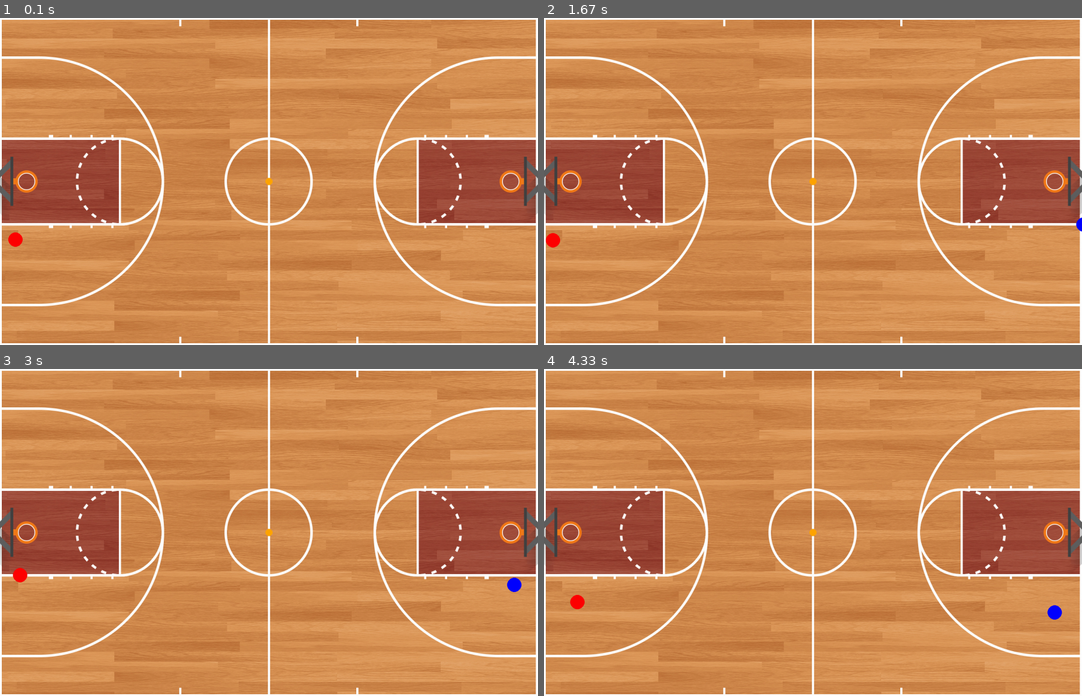
Above: before the commit, frames 1-4 (two rows, left to right).
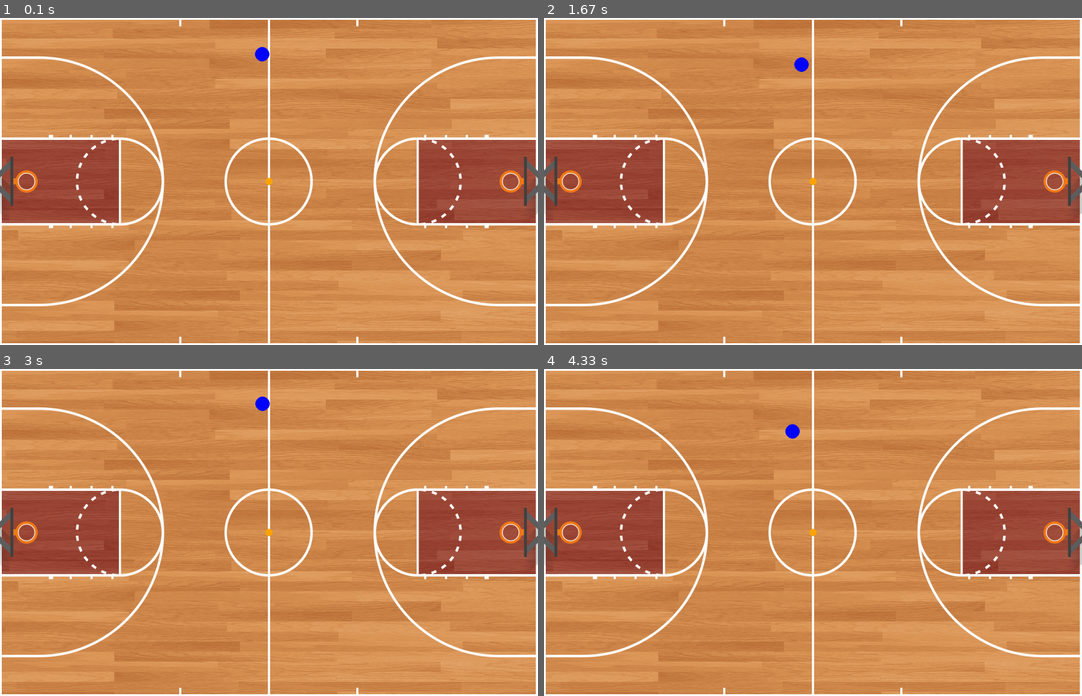
Above: after the commit, the same moments.

Repository: rishibasu/hackathon_bball
Game: pygame game, started from game.py
Same seed, same stepped clock (60 frames per second), same inputs: the game is played once before the commit and once after it.
Inputs:
- Up to frame 1 (0.1 s): no input
- Up to frame 2 (1.67 s): no input
- Up to frame 3 (3 s): no input
- Up to frame 4 (4.33 s): no input

The runs differ from the first frame. In frame 1, 0.2% of the frame differs, in the area x 1-51%, y 8-71%; in frame 2, 0.2%; in frame 3, 0.3%, in the area x 2-97%, y 8-69%; in frame 4, 0.3%.

Commit message:
Update game.py

Diff:
--- a/game.py
+++ b/game.py
@@ -137,11 +137,11 @@
         if self.y < self.radius*2 or self.y > HEIGHT - self.radius - 5:
             self.speed_y *= -1
         """
-        self.x = WIDTH // 2 + int(WIDTH // 2 * math.cos(self.angle))
-        self.y = HEIGHT // 2 + int(HEIGHT // 2 * math.sin(self.angle))
+        self.x = int(WIDTH // 2 * math.cos(self.angle))
+        self.y = int(HEIGHT // 2 * math.sin(self.angle))
         self.angle += direction * math.pi / 180
-        self.x += int(wave_amplitude * math.sin(wave_frequency * self.x + wave_offset))
-        self.y += int(wave_amplitude * math.sin(wave_frequency * self.y + wave_offset))
+        # self.x += int(wave_amplitude * math.sin(wave_frequency * self.x + wave_offset))
+        # self.y += int(wave_amplitude * math.sin(wave_frequency * self.y + wave_offset))
 
     player_direction_change_event = pygame.USEREVENT + 1
     pygame.time.set_timer(player_direction_change_event, random.randint(5000, 100000))
